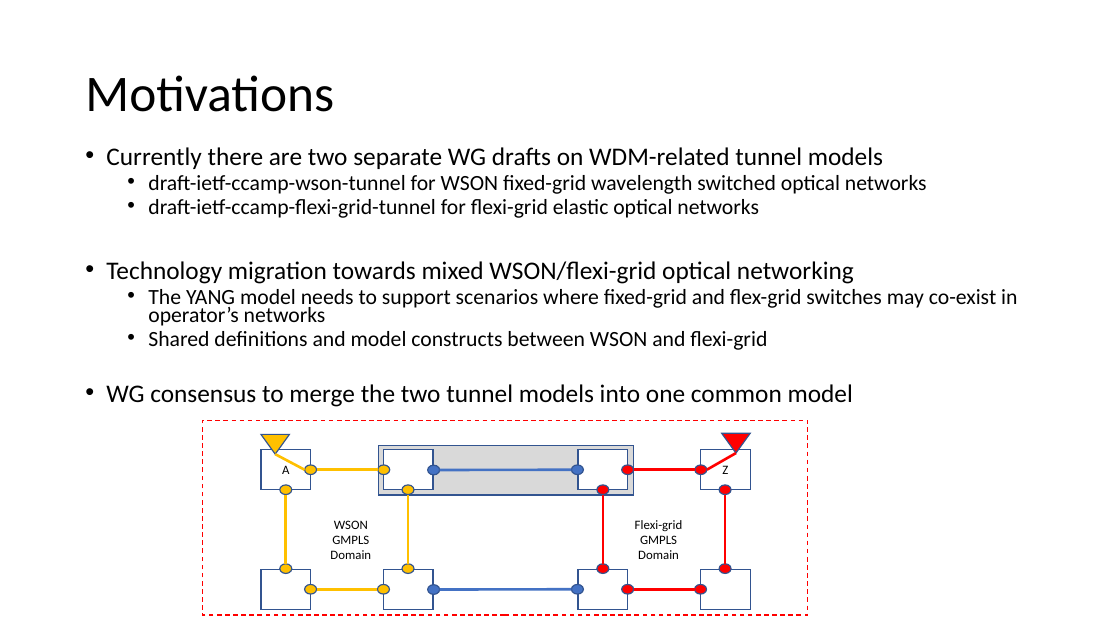
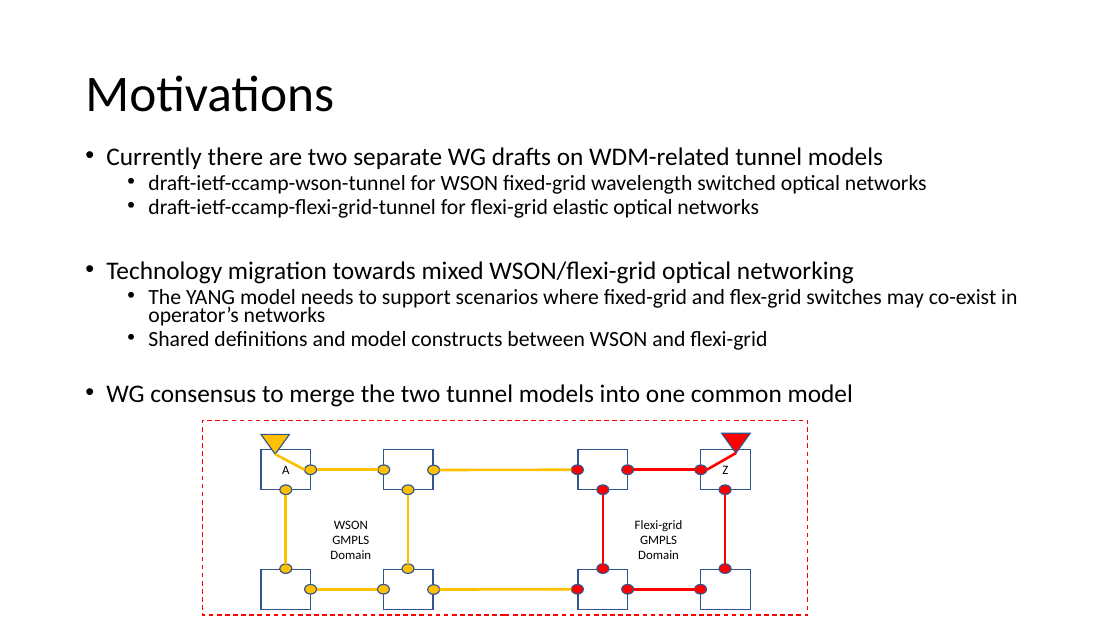
Before and after one commit to aguoietf/merged-ietf-ccamp-wdm-tunnel-yang, a slide deck: slide 2 of meeting-materials/draft-bgk-merged-wdm-tunnel-yang-ietf-118.pptx. Drawn at 1120x630 pixels with LibreOffice and Linux fonts; fonts in the diff are those of the drawing. Boxes give left, top, right and bottom in pixels: in the first picture for what was removed or moved away, otherwise in the second. Text is boxed around its words. In the diff, an @@ line names an element or a change of style, - is before the commit and + after.

```diff
--- a/meeting-materials/draft-bgk-merged-wdm-tunnel-yang-ietf-118.pptx
+++ b/meeting-materials/draft-bgk-merged-wdm-tunnel-yang-ietf-118.pptx
@@ rectangle removed at (x1=378, y1=445, x2=634, y2=495) @@
@@ ellipse at (x1=428, y1=465, x2=439, y2=476): fill #4472C4 to #FFC000 @@
@@ line (439, 471) - (571, 470): stroke #4472C4 2.25 pt to #FFC000 2.25 pt @@
@@ ellipse at (x1=571, y1=465, x2=583, y2=475): fill #4472C4 to #FF0000 @@
@@ ellipse at (x1=428, y1=585, x2=439, y2=595): fill #4472C4 to #FFC000 @@
@@ line (439, 590) - (571, 590): stroke #4472C4 2.25 pt to #FFC000 2.25 pt @@
@@ ellipse at (x1=571, y1=585, x2=583, y2=595): fill #4472C4 to #FF0000 @@
```
Also in this commit, not shown: 4 other slides changed, 2 slides removed.
